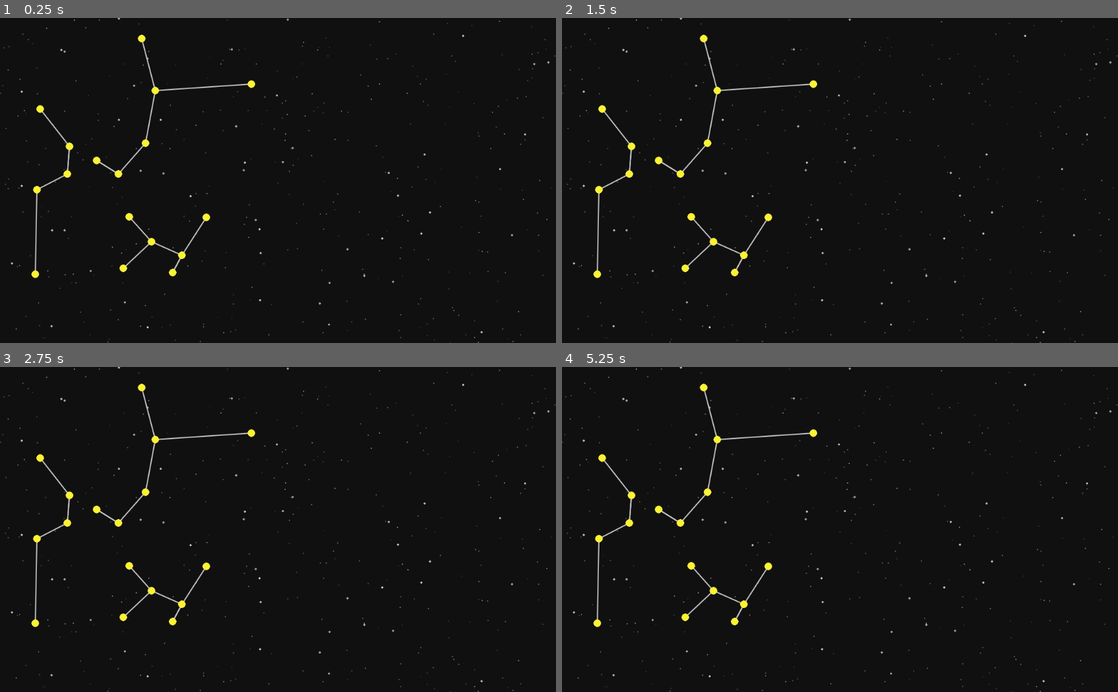
Above: before the commit, frames 1-4 (two rows, left to right).
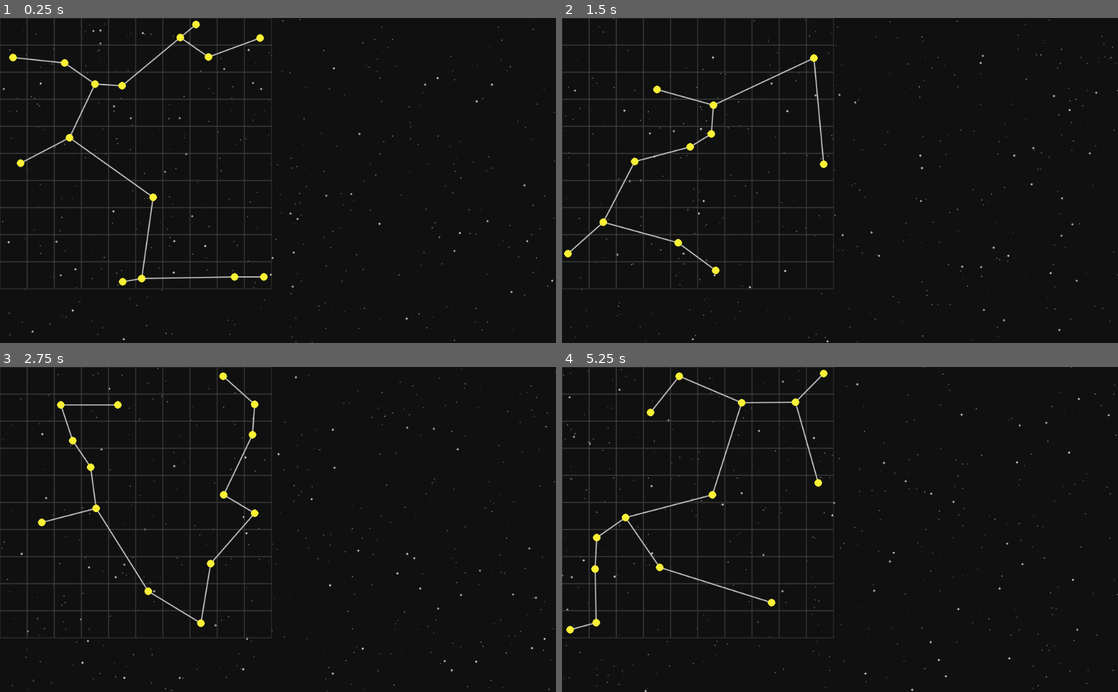
Above: after the commit, the same moments.

Repository: riidom/StarText_Adventures
Game: Godot game, scene res://Starmap/Starmap.tscn
Two runs of this game, one before a commit and one after it. Both use one fixed random seed, a clock stepped at 60 frames per second and the inputs below.
Inputs (mouse positions are in pixels of both pictures, inside the frame that each line leads up to):
- Up to frame 1 (0.25 s): no input
- Up to frame 2 (1.5 s): tap Enter (ui_accept) at 0.5, 1.35 s; move the mouse to (962, 164) at 0.52 s; hold Enter (ui_accept) 0.53-1.28 s; move the mouse to (728, 196) at 1.27 s
- Up to frame 3 (2.75 s): tap Enter (ui_accept) at 1.52, 1.82 s; move the mouse to (333, 458) at 2.02 s; hold Enter (ui_accept) from 2.03 s (still down)
- Up to frame 4 (5.25 s): move the mouse to (812, 594) at 2.77 s; release Enter (ui_accept) at 2.78 s; tap Enter (ui_accept) at 2.85, 3.02, 3.32, 4.35, 4.52, 4.82 s; move the mouse to (1006, 578) at 3.52 s; hold Enter (ui_accept) 3.53-4.28 s; move the mouse to (673, 480) at 4.27 s; move the mouse to (867, 529) at 5.02 s; hold Enter (ui_accept) from 5.03 s (still down)

The runs differ from the first frame. In frame 1, 5.6% of the frame differs, in the area x 0-100%, y 0-100%; in frame 2, 5.4%; in frame 3, 5.4%; in frame 4, 5.5%.

Commit message:
add minimum spanning tree for starlanes

Diff:
--- a/Starmap/Star.gd
+++ b/Starmap/Star.gd
@@ -13,8 +13,9 @@
 
 func set_label() -> void:
 	var text = [
-		self.name,
+		#self.name,
 		"%02d-%02d" % [sector.x, sector.y],
+		"(%d, %d)" % [position.x, position.y]
 	]
 	if closest_neighbor:
 		text.append(closest_neighbor.name)
--- a/Starmap/Starmap.gd
+++ b/Starmap/Starmap.gd
@@ -4,6 +4,7 @@
 var Star = preload("res://Starmap/Star.tscn")
 onready var StarsFolder = $StarsFolder
 
+var init_seed := 0
 var map_size := Vector2(10, 10) # measured in sectors
 var map := [] # becomes 2D array
 var star_density := 0.1 # probability for a star in a sector
@@ -15,7 +16,7 @@
 
 func _ready() -> void:
 	randomize()
-	var init_seed = 82168 #randi()%100000
+	init_seed = randi()%1000000
 	print("Seed: %s" % init_seed)
 	seed(init_seed)
 	$ColorRect.rect_size = get_viewport().size
@@ -40,38 +41,35 @@
 			var star_offset = Vector2(
 				int(rand_range(sector_padding + 8, sector_size - sector_padding - 8)),
 				int(rand_range(sector_padding + 8, sector_size - sector_padding - 8))
-			)
+			) # the 8 is half the tilesize of the sun-icon
 			star.position = Vector2(x * sector_size, y * sector_size) + star_offset
 			map[x][y] = star
 			StarsFolder.add_child(star)
 			star.set_label()
 	amount_of_stars = StarsFolder.get_child_count()
-
-	# starlanes
 	create_starlanes()
 
 
 func create_starlanes() -> void:
-	# connect each star to its closest neighbor
-	var star_1:Star = null
-	var star_2:Star = null
-	for s1 in range(amount_of_stars):
-		for s2 in range(amount_of_stars):
-			if s1 == s2:
-				continue
-			star_1 = StarsFolder.get_child(s1)
-			star_2 = StarsFolder.get_child(s2)
-			if star_1.closest_neighbor == null:
-				star_1.closest_neighbor = star_2
-				continue
-			var distance_candidate = star_1.position.distance_to(star_2.position)
-			var distance_sofarbest = star_1.position.distance_to(star_1.closest_neighbor.position)
-			if distance_candidate < distance_sofarbest:
-				star_1.closest_neighbor = star_2
-	for s in range(amount_of_stars):
-		var star = StarsFolder.get_child(s)
-		starlanes.append([star.position, star.closest_neighbor.position])
+	var undone_stars:Array = StarsFolder.get_children()
+	var done_stars := []
+	done_stars.append(undone_stars.pop_front())
 
+	while !undone_stars.empty():
+		var best_distance = INF
+		var candidate_start = null
+		var candidate_end = null
+		for s1 in done_stars:
+			for s2 in undone_stars:
+				var current_distance = s1.position.distance_to(s2.position)
+				if current_distance <= best_distance:
+					best_distance = current_distance
+					candidate_start = s1
+					candidate_end = s2
+		starlanes.append([candidate_start.position, candidate_end.position])
+		var s = undone_stars.find(candidate_end)
+		done_stars.append(undone_stars[s])
+		undone_stars.remove(s)
 
 
 func _draw() -> void:
@@ -82,11 +80,10 @@
 	# draw sector grid
 	for x in range(map_size.x):
 		for y in range(map_size.y):
-			continue
+			#continue
 			draw_rect(
 				Rect2(Vector2(x * sector_size, y * sector_size), Vector2(sector_size, sector_size)),
-				Color(.25, .25, .25), false, 1.0
-			)
+				Color(.25, .25, .25), false, 1.0)
 
 	# draw starlanes
 	for i in starlanes:
@@ -101,3 +98,12 @@
 		bg_star_pos.y = round(rand_range(0, get_viewport().size.y))
 		bg_star_col = Color.from_hsv(randf(), rand_range(0, max_saturation), rand_range(min_value, 1), alpha)
 		draw_circle(bg_star_pos, size, bg_star_col)
+
+
+func _input(event: InputEvent) -> void:
+	if event.is_action_pressed("ui_accept"):
+		recreate_map()
+
+
+func recreate_map() -> void:
+	var _x = get_tree().reload_current_scene()
